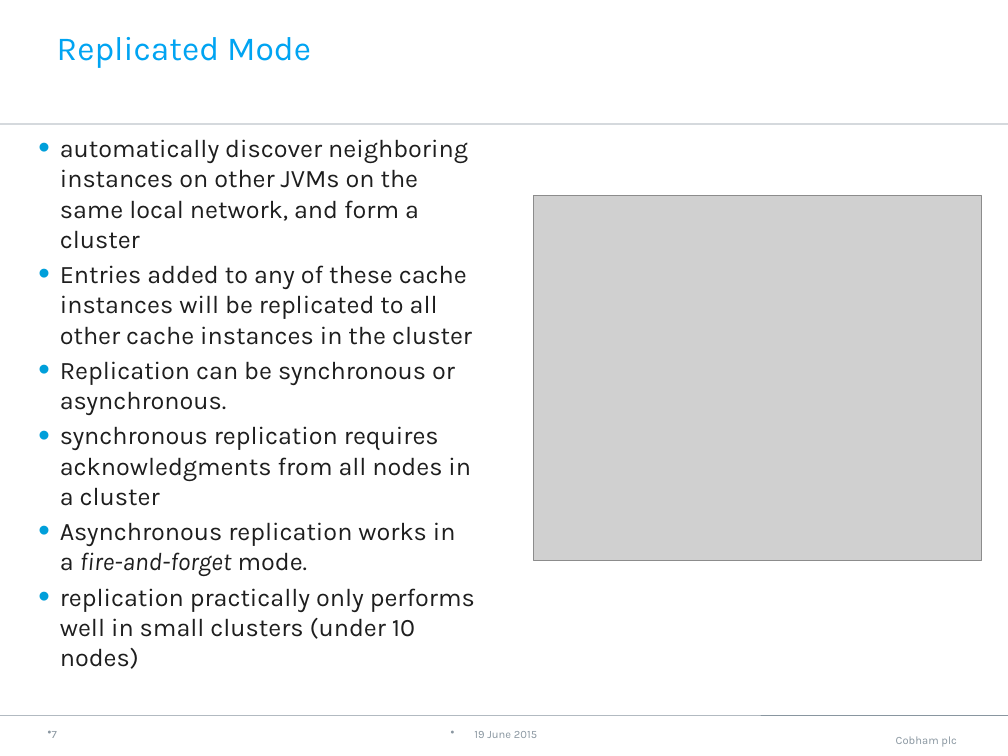
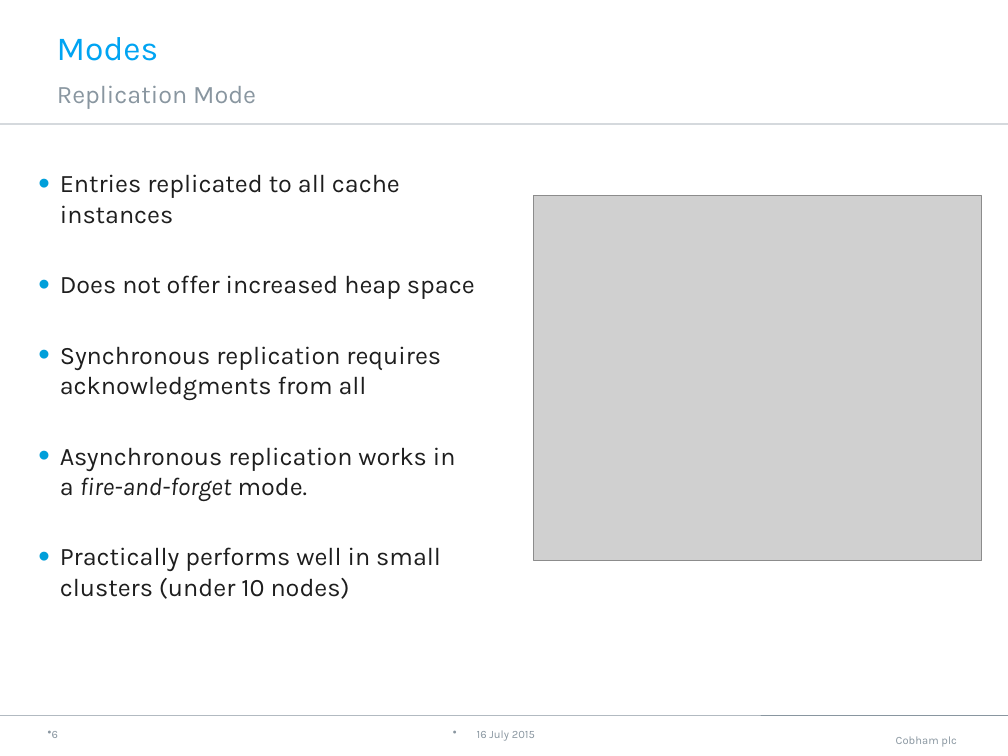
Before and after one commit to neha-bansal/Demos, a slide deck: slide 7 of infinispan-embedded-tutorial/Infinispan.pptx (slide 8 before the commit). Drawn at 1008x756 pixels with LibreOffice and Linux fonts; fonts in the diff are those of the drawing; grey boxes stand for pictures; background and template pictures are left out. Boxes give left, top, right and bottom in pixels: in the first picture for what was removed or moved away, otherwise in the second. Text is boxed around its words. In the diff, an @@ line names an element or a change of style, - is before the commit and + after.

```diff
--- a/infinispan-embedded-tutorial/Infinispan.pptx
+++ b/infinispan-embedded-tutorial/Infinispan.pptx
@@ title at (57, 37, 159, 61): text changed @@
-Replicated Mode
+Modes
@@ text added at (57, 86, 256, 109), 18 pt, text #8996A0 @@
+Replication Mode
@@ text at (60, 174, 475, 400): text changed @@
-• automatically discover neighboring instances on other JVMs on the same local network, and form a cluster
-• Entries added to any of these cache instances will be replicated to all other cache instances in the cluster
-• Replication can be synchronous or asynchronous.
-• synchronous replication requires acknowledgments from all nodes in a cluster
+• Entries replicated to all cache instances
+• Does not offer increased heap space
+• Synchronous replication requires acknowledgments from all
@@ text at (60, 547, 441, 599): text changed @@
-• replication practically only performs well in small clusters (under 10 nodes)
+• Practically performs well in small clusters (under 10 nodes)
@@ page number at (52, 731, 58, 738): text changed @@
-7
+6
@@ text at (477, 731, 535, 741): text changed @@
-19 June 2015
+16 July 2015
```
Also in this commit, not shown: 9 other slides changed, 2 slides added, 1 slide removed.
